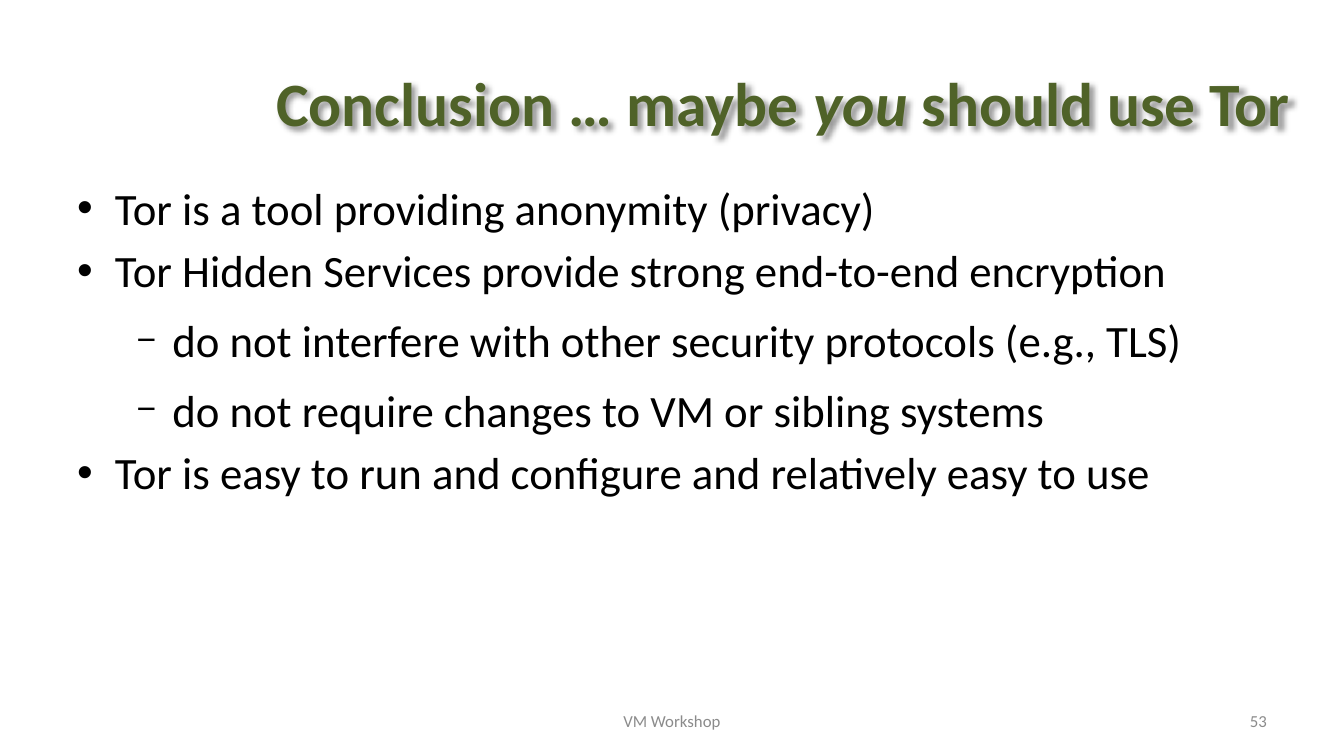
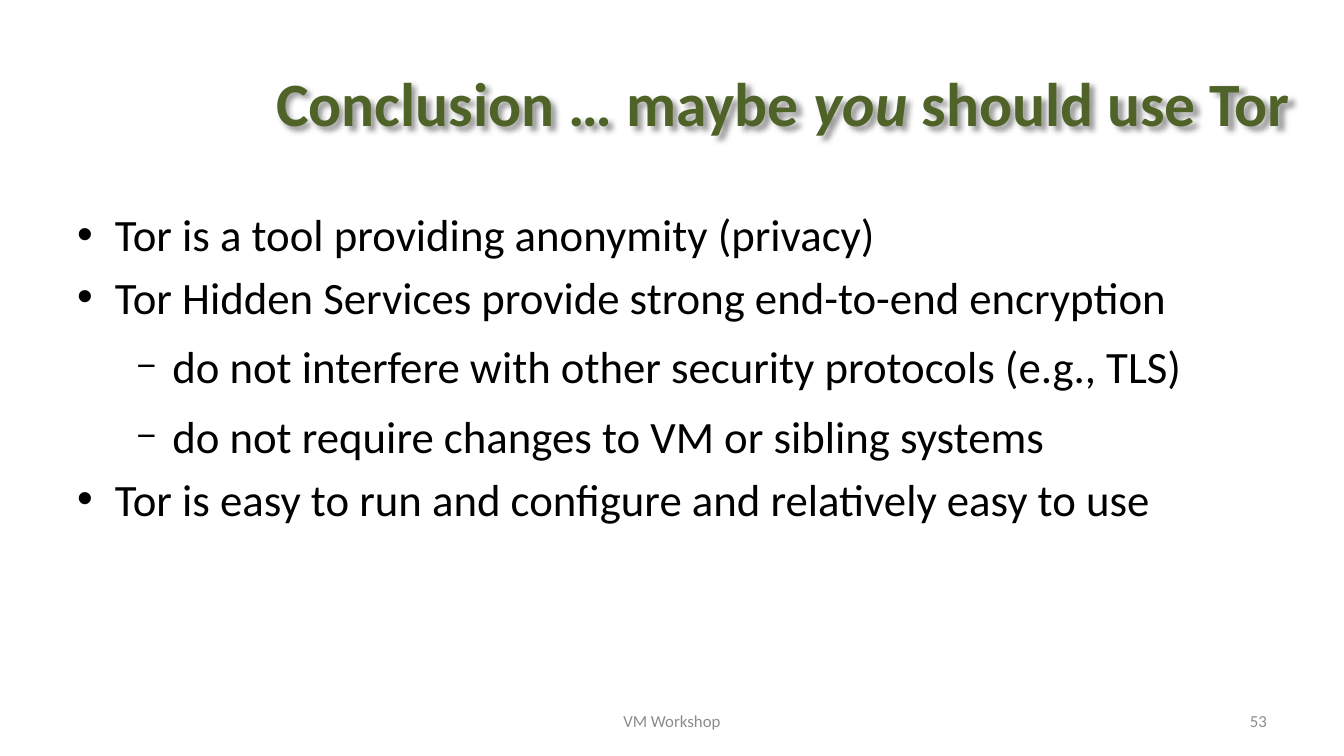
Before and after one commit to trothr/vmworkshop, a slide deck: slide 53 of 2023/presentations/torforzvm.pptx. Drawn at 1344x756 pixels with LibreOffice and Linux fonts; fonts in the diff are those of the drawing; background and template pictures are left out. Boxes give left, top, right and bottom in pixels: in the first picture for what was removed or moved away, otherwise in the second. Text is boxed around its words. In the diff, an @@ line names an element or a change of style, - is before the commit and + after.

```diff
--- a/2023/presentations/torforzvm.pptx
+++ b/2023/presentations/torforzvm.pptx
@@ text "Tor is a tool providing ...": place and size @@
-text "Tor is a tool providing ..." at <box>115,192,1181,497</box>
+text "Tor is a tool providing ..." at <box>115,218,1181,524</box>
```
Also in this commit, not shown: 12 other slides changed, 3 other files.
